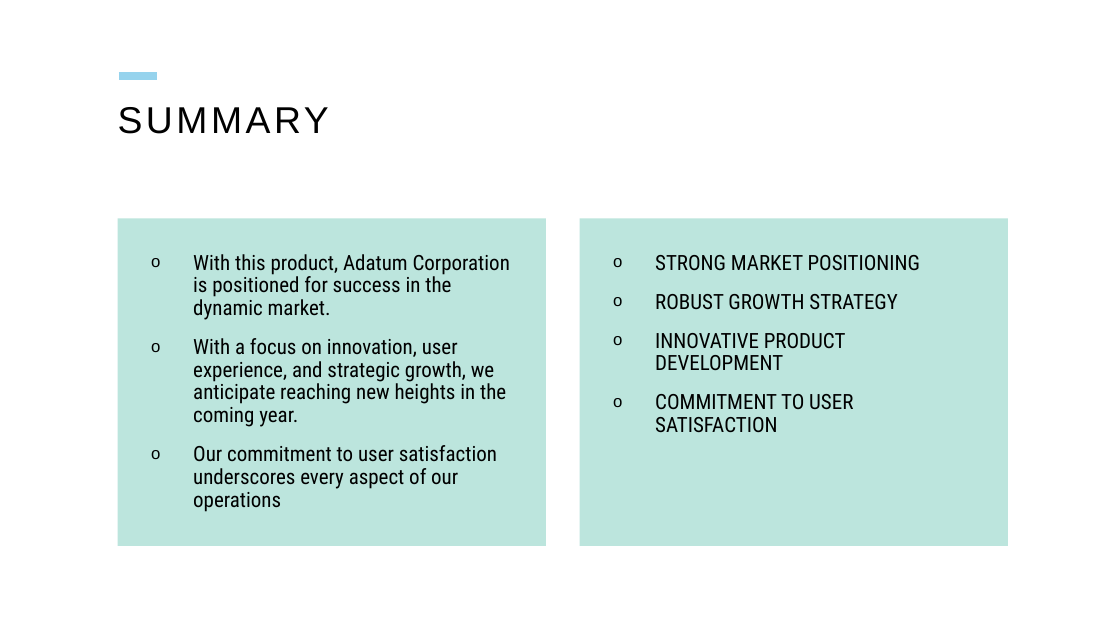
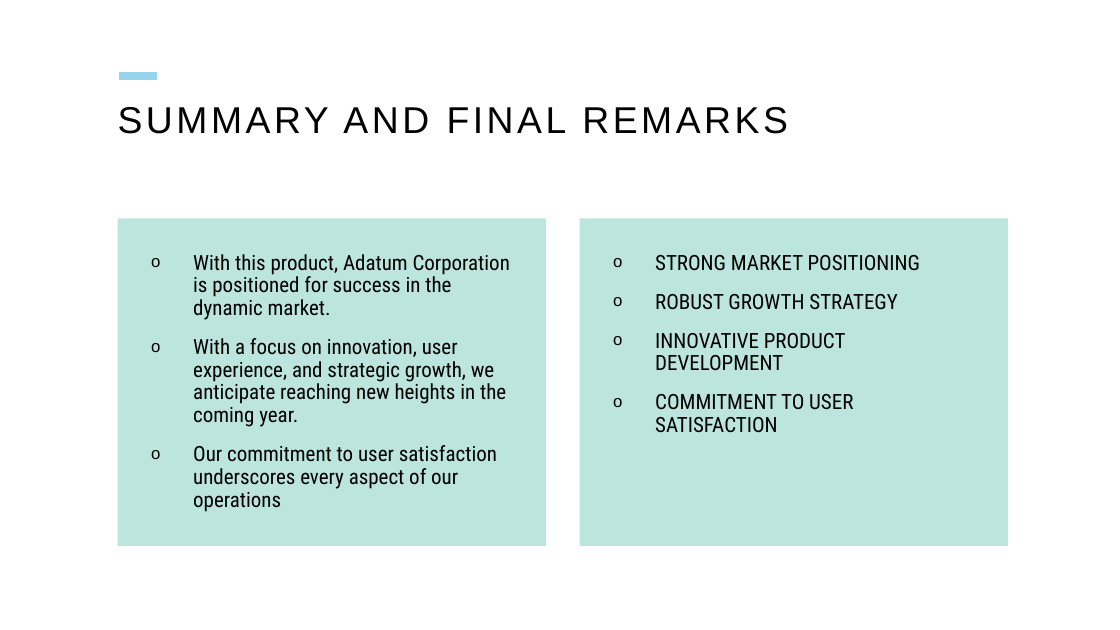
Before and after one commit to mikkezavala/ds-6372-project-1, a slide deck: slide 11 of Project Presentation Slides.pptx (slide 12 before the commit). Drawn at 1120x630 pixels with LibreOffice and Linux fonts; fonts in the diff are those of the drawing. Boxes give left, top, right and bottom in pixels: in the first picture for what was removed or moved away, otherwise in the second. Text is boxed around its words. In the diff, an @@ line names an element or a change of style, - is before the commit and + after.

Commit message:
Update Project Presentation Slides.pptx
added some more structure to the presentation (title pages for eda and both objectives, objective 2 comparison table, summary, and final contacts slide)
deleted unrelated slides that came default with the template

```diff
--- a/Project Presentation Slides.pptx
+++ b/Project Presentation Slides.pptx
@@ title at [118,107,788,134]: text changed @@
-SUMMARY
+SUMMARY AND FINAL REMARKS
```
Also in this commit, not shown: 2 other slides changed, 8 slides added, 9 slides removed.
